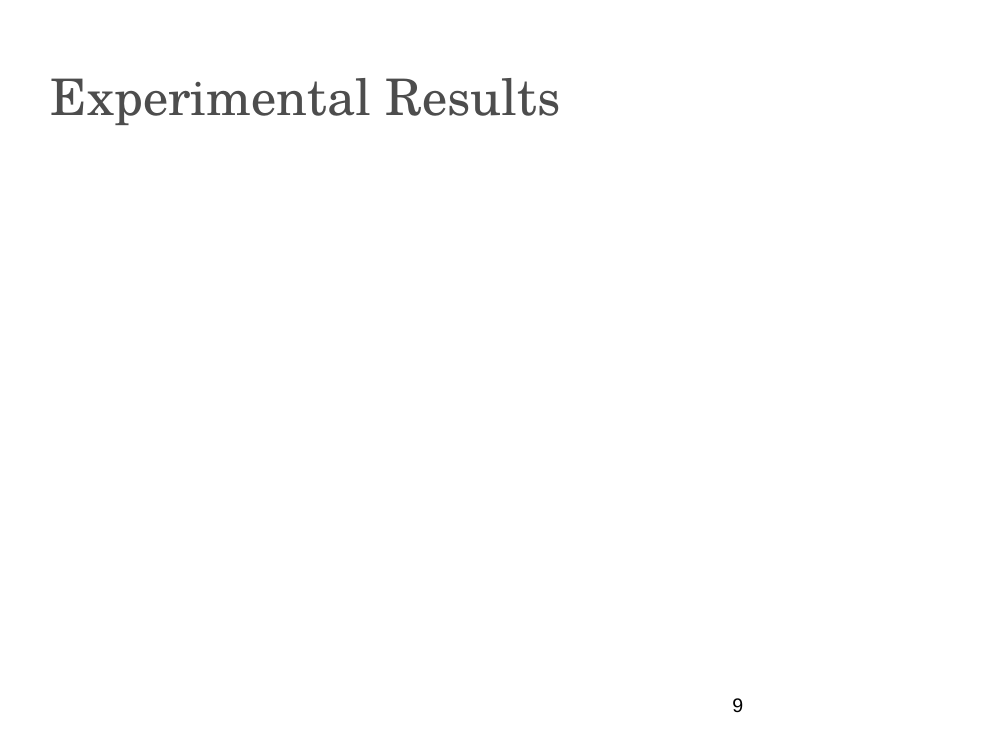
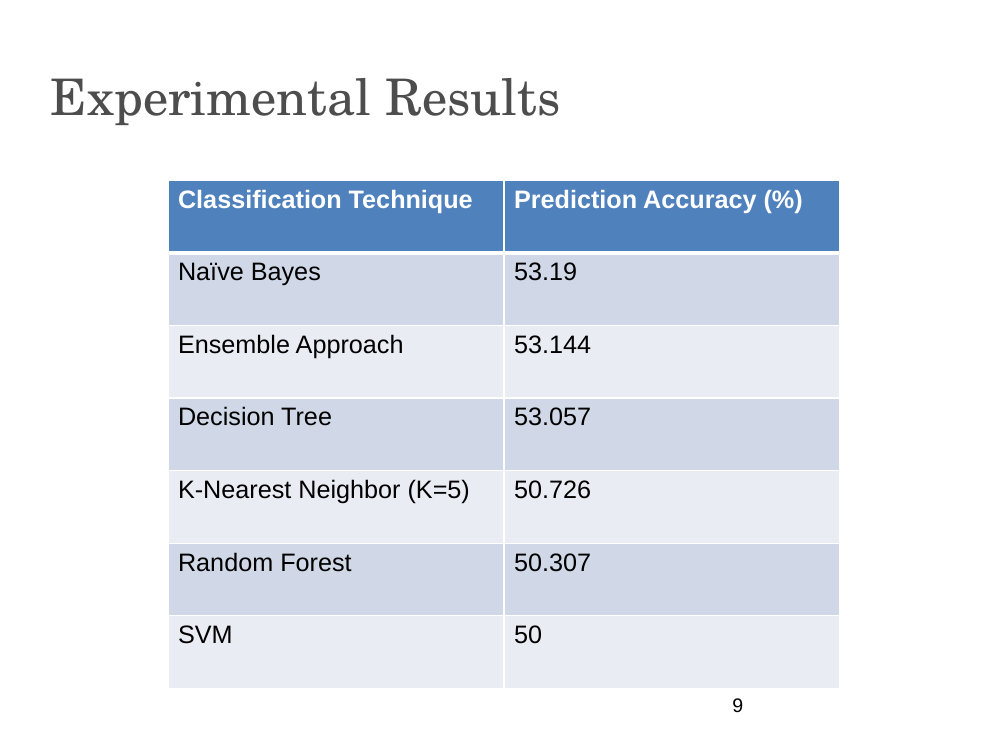
Before and after one commit to apnorton/ml-project, a slide deck: slide 9 of presentation/cs6316-PresentationTemplate.pptx. Drawn at 1008x756 pixels with LibreOffice and Linux fonts; fonts in the diff are those of the drawing; background and template pictures are left out. Boxes give left, top, right and bottom in pixels: in the first picture for what was removed or moved away, otherwise in the second. Text is boxed around its words. In the diff, an @@ line names an element or a change of style, - is before the commit and + after.

```diff
--- a/presentation/cs6316-PresentationTemplate.pptx
+++ b/presentation/cs6316-PresentationTemplate.pptx
@@ table added at [168, 180, 840, 688], 7 rows, 2 columns @@
+Classification Technique | Prediction Accuracy (%)
+Naïve Bayes | 53.19
+Ensemble Approach | 53.144
+Decision Tree | 53.057
+K-Nearest Neighbor (K=5) | 50.726
+Random Forest | 50.307
+SVM | 50
```
Also in this commit, not shown: 5 other slides changed, 6 slides added, 6 slides removed, 1 other file.
